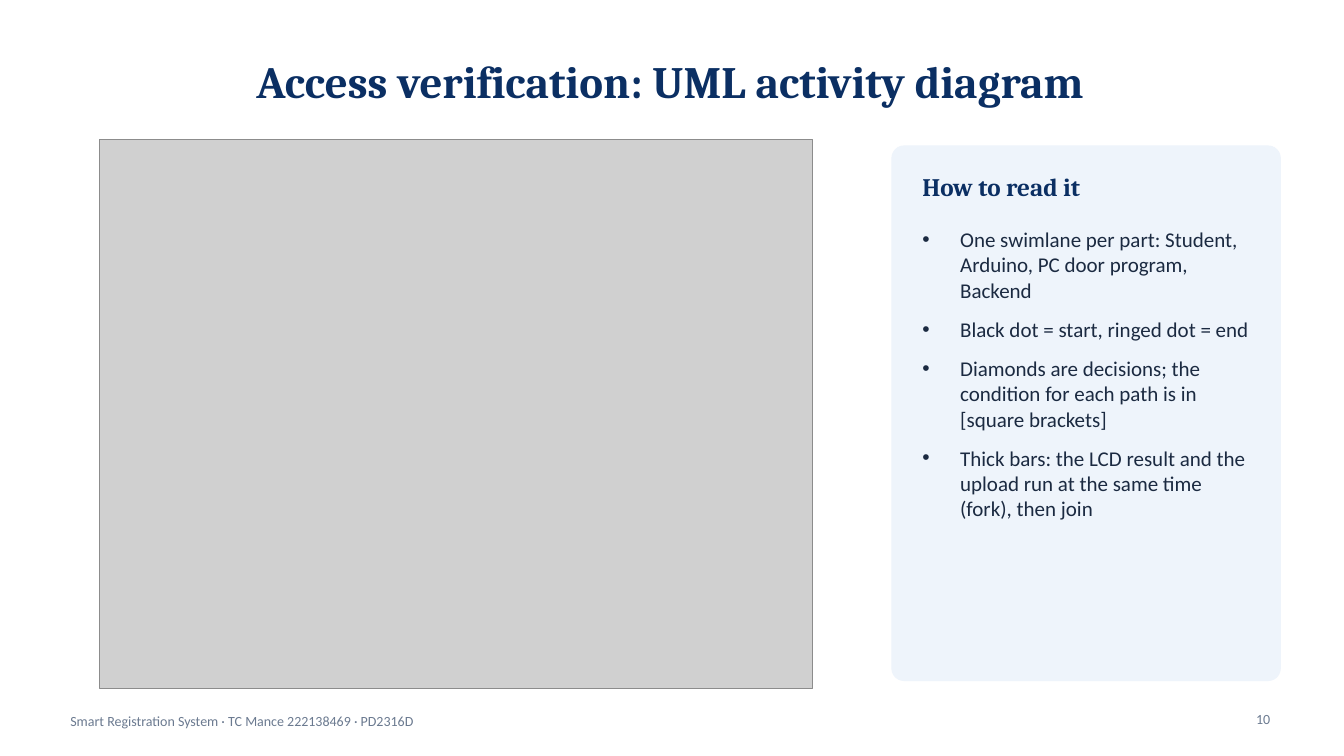
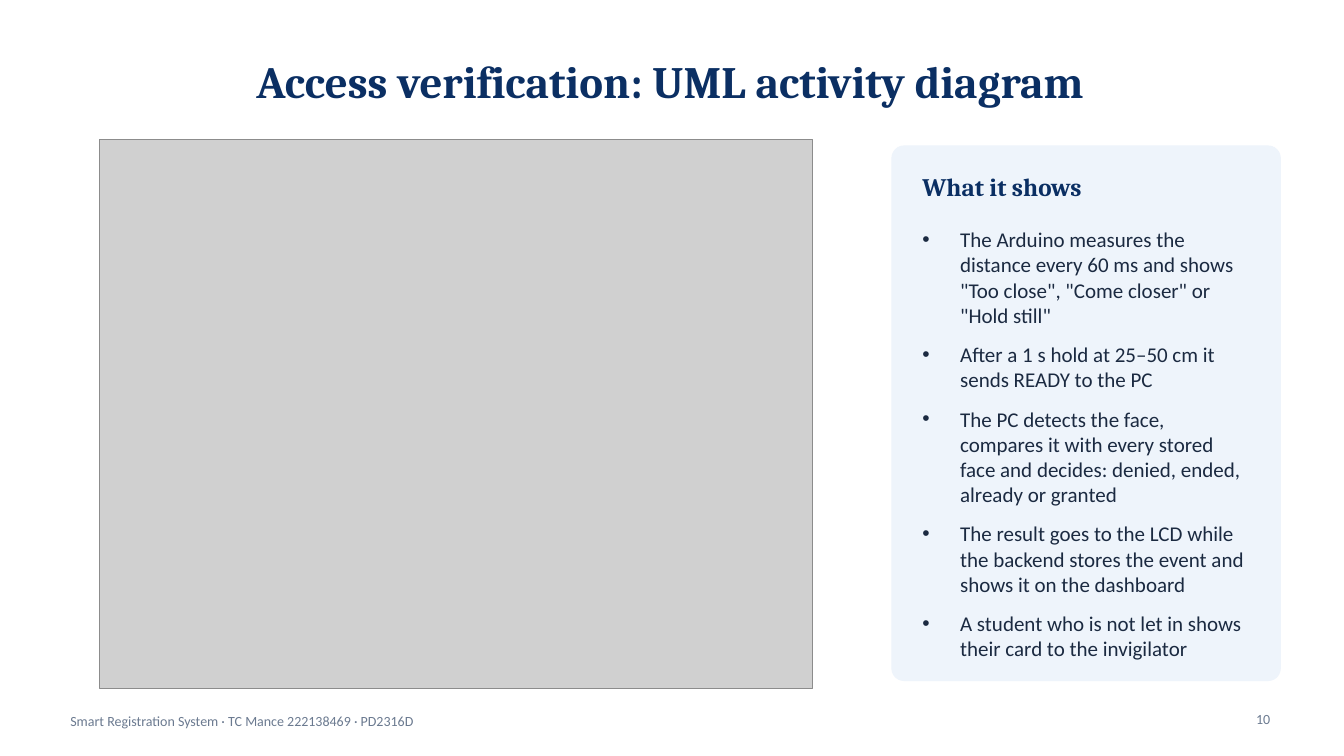
Before and after one commit to TebogoClifford/Smart_Registration_System, a slide deck: slide 10 of docs_out/SRS_Presentation_TC_Mance.pptx. Drawn at 1344x756 pixels with LibreOffice and Linux fonts; fonts in the diff are those of the drawing; grey boxes stand for pictures. Boxes give left, top, right and bottom in pixels: in the first picture for what was removed or moved away, otherwise in the second. Text is boxed around its words. In the diff, an @@ line names an element or a change of style, - is before the commit and + after.

```diff
--- a/docs_out/SRS_Presentation_TC_Mance.pptx
+++ b/docs_out/SRS_Presentation_TC_Mance.pptx
@@ text at (922,178,1082,197): text changed @@
-How to read it
+What it shows
@@ text at (960,232,1243,660): text changed @@
-• One swimlane per part: Student, Arduino, PC door program, Backend
-• Black dot = start, ringed dot = end
-• Diamonds are decisions; the condition for each path is in [square brackets]
-• Thick bars: the LCD result and the upload run at the same time (fork), then join
+• The Arduino measures the distance every 60 ms and shows "Too close", "Come closer" or "Hold still"
+• After a 1 s hold at 25–50 cm it sends READY to the PC
+• The PC detects the face, compares it with every stored face and decides: denied, ended, already or granted
+• The result goes to the LCD while the backend stores the event and shows it on the dashboard
+• A student who is not let in shows their card to the invigilator
```
Also in this commit, not shown: 5 other slides changed, 11 other files.
